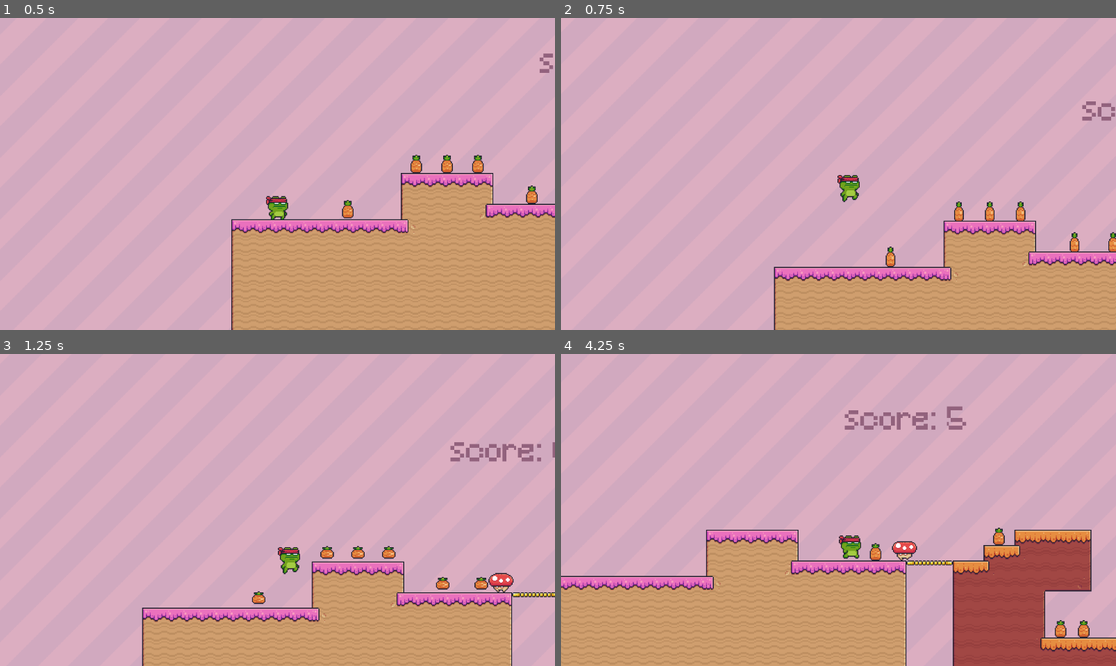
Above: before the commit, frames 1-4 (two rows, left to right).
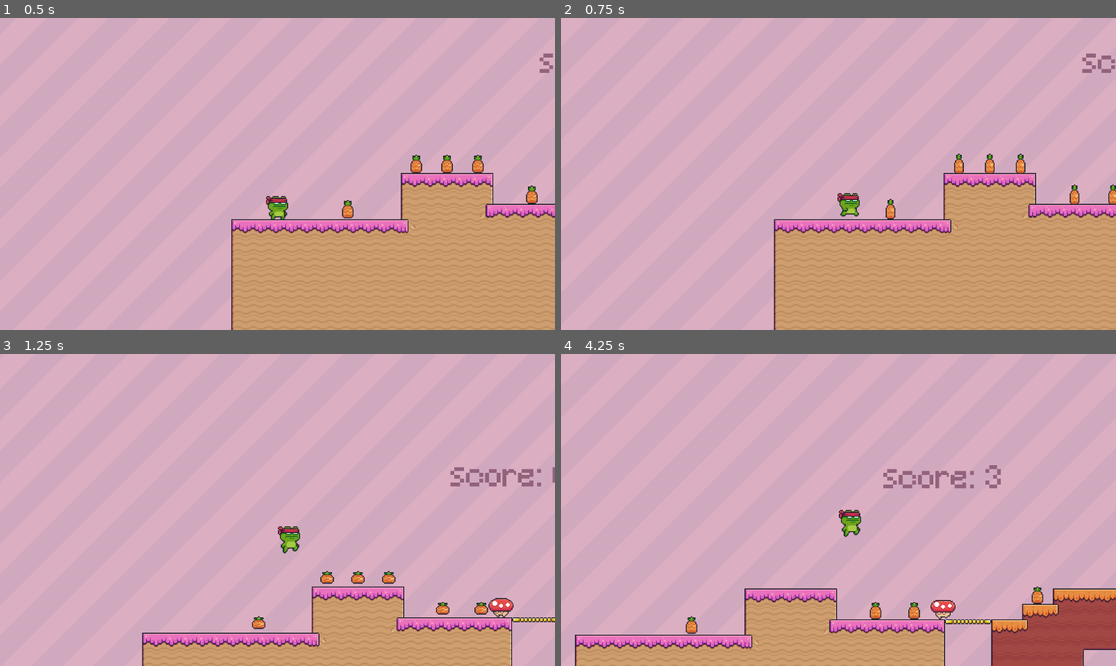
Above: after the commit, the same moments.

Repository: partzel/froggytrial
Game: Godot game, scene res://scenes/stages/stage_001.tscn
Same seed, same stepped clock (60 frames per second), same inputs: the game is played once before the commit and once after it.
Inputs:
- Up to frame 1 (0.5 s): no input
- Up to frame 2 (0.75 s): tap Enter (ui_accept) at 0.5, 0.6 s; hold Right (ui_right) from 0.53 s (still down)
- Up to frame 3 (1.25 s): keep holding Right (ui_right); tap W (jump, bound only after the commit) at 0.77, 0.8, 1.07 s
- Up to frame 4 (4.25 s): tap W (jump, bound only after the commit) at 1.35, 1.52, 1.82, 2.3, 3.02, 3.32, 3.6, 3.77, 4.07 s; tap Enter (ui_accept) at 1.55, 2.1, 2.85 s; release Right (ui_right) at 2.03 s; hold Left (ui_left) 2.03-2.78 s; hold Right (ui_right) from 2.78 s (still down)

Frame 1 is identical in both runs. In frame 2, 13% of the frame differs, in the area x 38-100%, y 11-100%; in frame 3, 11%; in frame 4, 28%, in the area x 0-100%, y 16-100%.

Commit message:
fix: adjust input map

Diff:
--- a/project.godot
+++ b/project.godot
@@ -23,6 +23,34 @@
 
 project/assembly_name="FroggyTrials"
 
+[input]
+
+left={
+"deadzone": 0.2,
+"events": [Object(InputEventJoypadMotion,"resource_local_to_scene":false,"resource_name":"","device":-1,"axis":0,"axis_value":-1.0,"script":null)
+, Object(InputEventJoypadButton,"resource_local_to_scene":false,"resource_name":"","device":-1,"button_index":13,"pressure":0.0,"pressed":false,"script":null)
+, Object(InputEventKey,"resource_local_to_scene":false,"resource_name":"","device":0,"window_id":0,"alt_pressed":false,"shift_pressed":false,"ctrl_pressed":false,"meta_pressed":false,"pressed":false,"keycode":0,"physical_keycode":4194319,"key_label":0,"unicode":0,"location":0,"echo":false,"script":null)
+, Object(InputEventKey,"resource_local_to_scene":false,"resource_name":"","device":-1,"window_id":0,"alt_pressed":false,"shift_pressed":false,"ctrl_pressed":false,"meta_pressed":false,"pressed":false,"keycode":0,"physical_keycode":65,"key_label":0,"unicode":97,"location":0,"echo":false,"script":null)
+]
+}
+right={
+"deadzone": 0.2,
+"events": [Object(InputEventKey,"resource_local_to_scene":false,"resource_name":"","device":0,"window_id":0,"alt_pressed":false,"shift_pressed":false,"ctrl_pressed":false,"meta_pressed":false,"pressed":false,"keycode":0,"physical_keycode":4194321,"key_label":0,"unicode":0,"location":0,"echo":false,"script":null)
+, Object(InputEventJoypadButton,"resource_local_to_scene":false,"resource_name":"","device":-1,"button_index":14,"pressure":0.0,"pressed":false,"script":null)
+, Object(InputEventKey,"resource_local_to_scene":false,"resource_name":"","device":-1,"window_id":0,"alt_pressed":false,"shift_pressed":false,"ctrl_pressed":false,"meta_pressed":false,"pressed":false,"keycode":0,"physical_keycode":68,"key_label":0,"unicode":100,"location":0,"echo":false,"script":null)
+, Object(InputEventJoypadMotion,"resource_local_to_scene":false,"resource_name":"","device":-1,"axis":0,"axis_value":1.0,"script":null)
+]
+}
+jump={
+"deadzone": 0.2,
+"events": [Object(InputEventKey,"resource_local_to_scene":false,"resource_name":"","device":-1,"window_id":0,"alt_pressed":false,"shift_pressed":false,"ctrl_pressed":false,"meta_pressed":false,"pressed":false,"keycode":0,"physical_keycode":87,"key_label":0,"unicode":119,"location":0,"echo":false,"script":null)
+, Object(InputEventJoypadButton,"resource_local_to_scene":false,"resource_name":"","device":-1,"button_index":11,"pressure":0.0,"pressed":false,"script":null)
+, Object(InputEventJoypadMotion,"resource_local_to_scene":false,"resource_name":"","device":-1,"axis":1,"axis_value":-1.0,"script":null)
+, Object(InputEventKey,"resource_local_to_scene":false,"resource_name":"","device":0,"window_id":0,"alt_pressed":false,"shift_pressed":false,"ctrl_pressed":false,"meta_pressed":false,"pressed":false,"keycode":0,"physical_keycode":4194320,"key_label":0,"unicode":0,"location":0,"echo":false,"script":null)
+]
+}
+
 [rendering]
 
 textures/canvas_textures/default_texture_filter=0
+textures/vram_compression/import_etc2_astc=true
--- a/scripts/player.gd
+++ b/scripts/player.gd
@@ -12,9 +12,9 @@
 		velocity += get_gravity() * delta
 
 	# Handle jump.
-	if Input.is_action_just_pressed("ui_accept") and is_on_floor():
+	if Input.is_action_just_pressed("jump") and is_on_floor():
 		velocity.y = JUMP_VELOCITY
-	var direction := Input.get_axis("ui_left", "ui_right")
+	var direction := Input.get_axis("left", "right")
 	if is_on_floor():
 		if direction:
 			animated_sprite.play("run")
Not shown, added: export_presets.cfg
